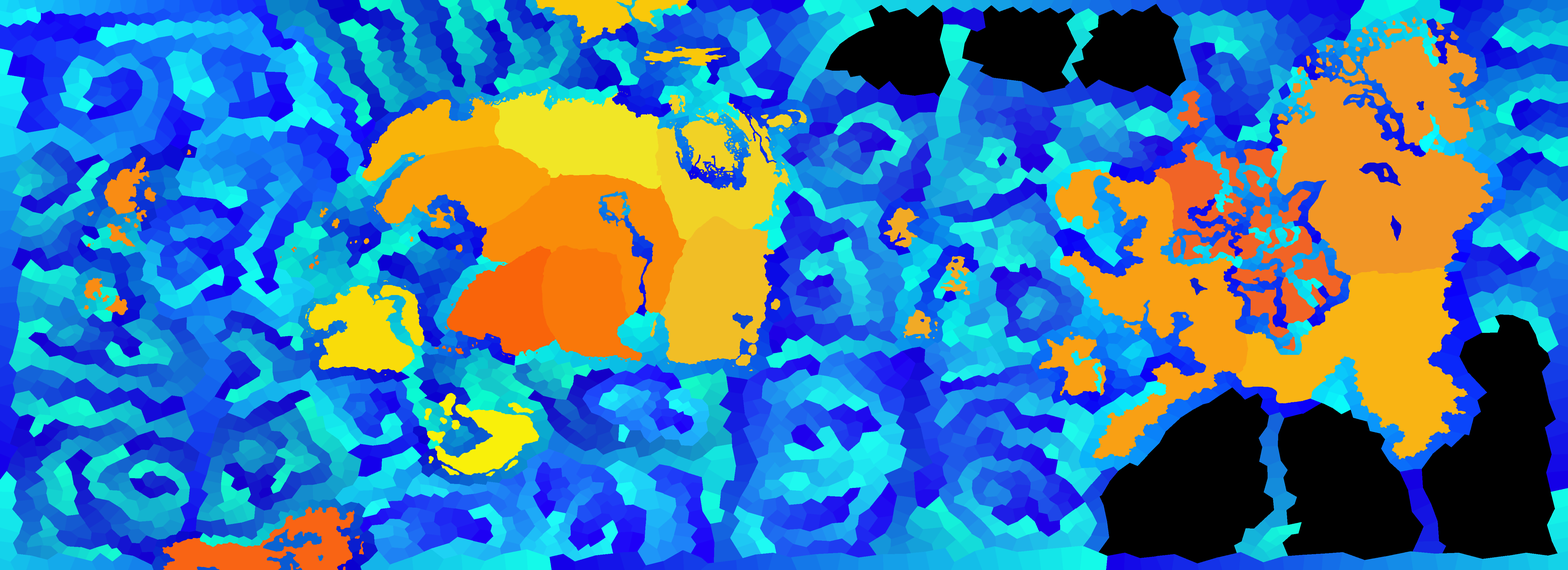
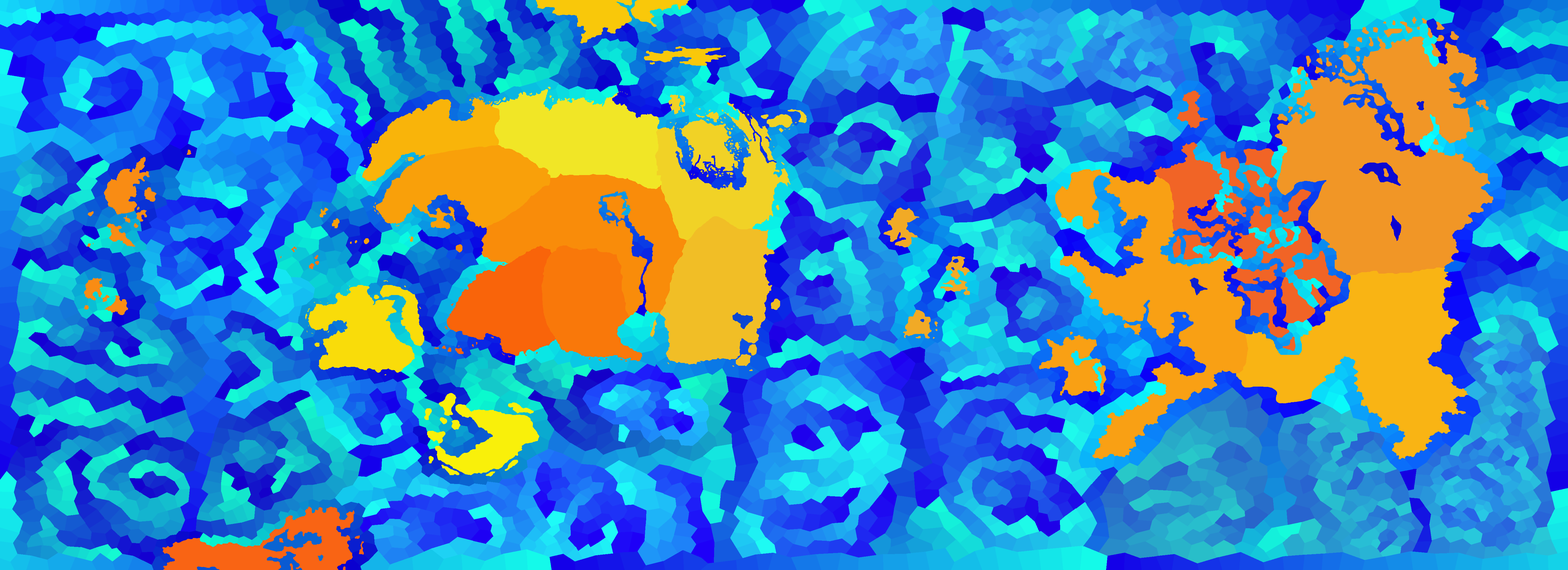
The second 1568×570 image is a revision of the first. Changes to its layers:
painted on "Layer 0" over [825, 3, 1558, 564]
